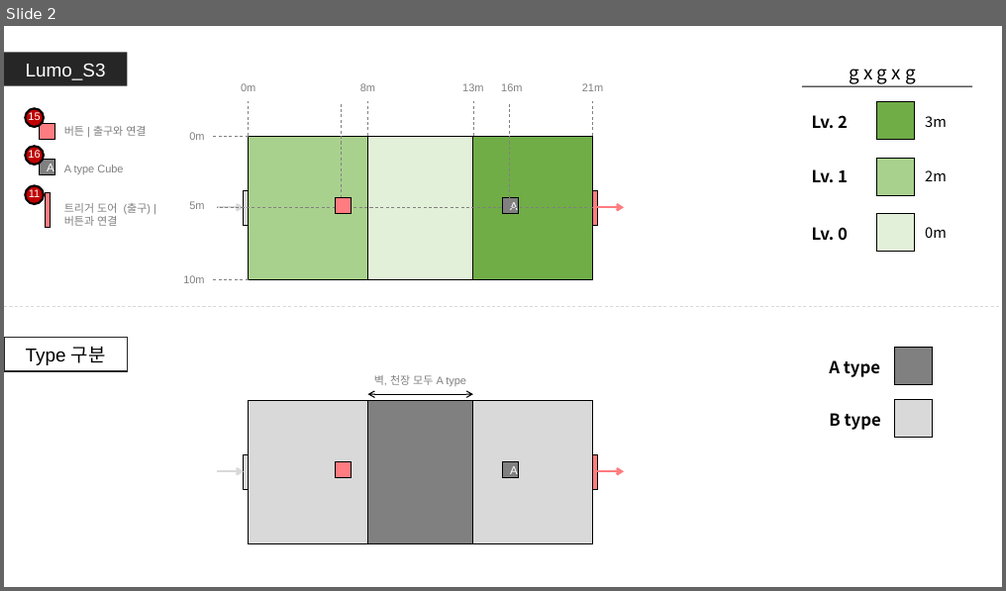
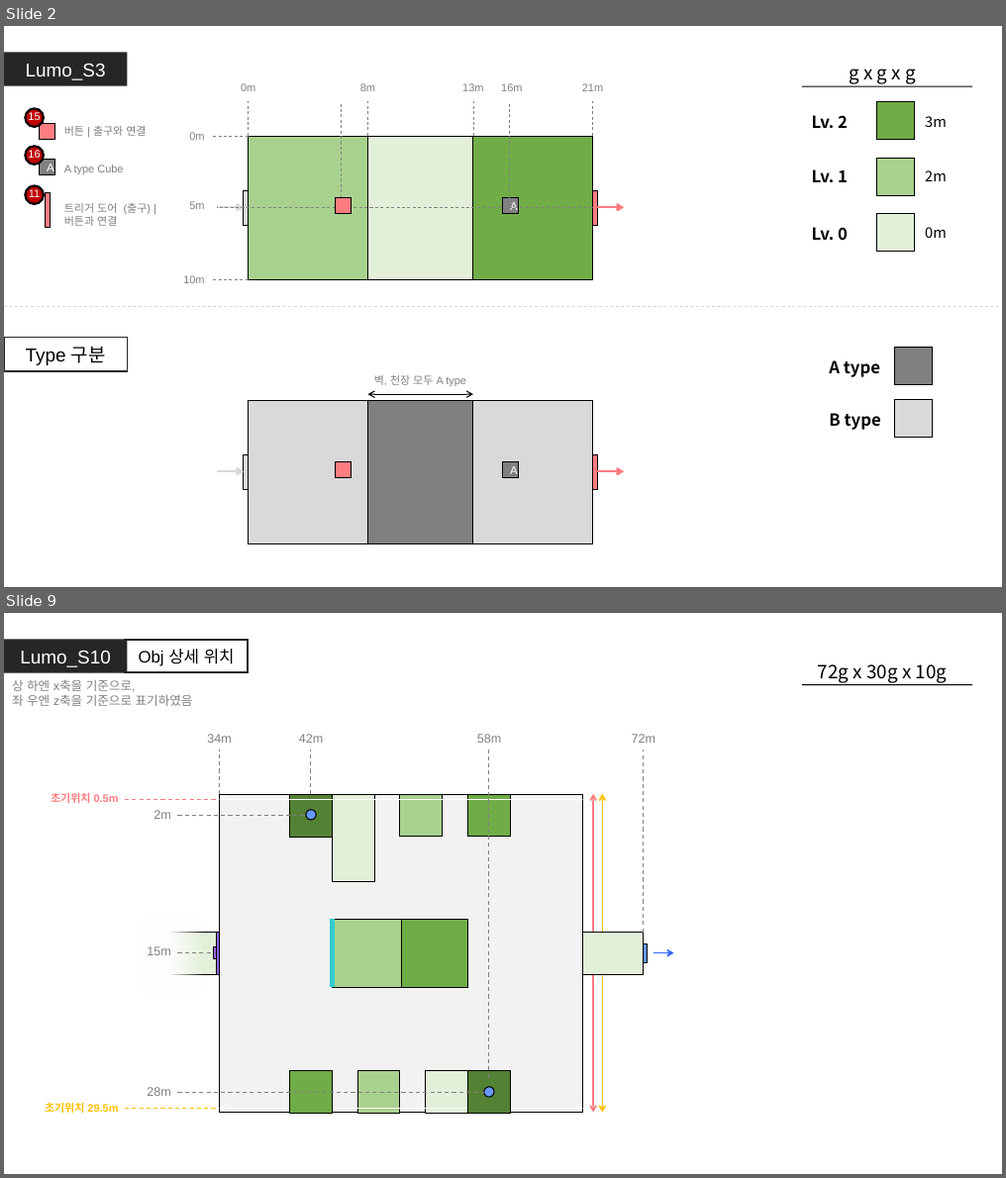
Before and after one commit to GGMGangsterHamster/GangsterHamster, a slide deck: Documents/Lumo_Stage.pptx. Shown one above the other, each under a label of ours: slide 2 before the commit, slides 2 and 9 after it; the slides between them are not shown. The pictures are 1006x591 and 1006x1178 pixels, drawn with LibreOffice and Linux fonts; fonts in the diff are those of the drawing. Boxes give left, top, right and bottom in pixels: in the first picture for what was removed or moved away, otherwise in the second. Text is boxed around its words. In the diff, an @@ line names an element or a change of style, - is before the commit and + after.

Commit message:
Lumo_S10 작성 완료

```diff
--- a/Documents/Lumo_Stage.pptx
+++ b/Documents/Lumo_Stage.pptx
@@ slide 9 added at (x1=4, y1=613, x2=1002, y2=1174), background #FFFFFF @@
@@ rectangle added at (x1=4, y1=639, x2=127, y2=673), fill #262626, 18 pt, text #FFFFFF @@
+Lumo_S10
@@ rectangle added at (x1=125, y1=640, x2=248, y2=672), outline #262626 1.5 pt, 16 pt, text #000000 @@
+Obj 상세 위치
@@ text added at (x1=818, y1=664, x2=947, y2=683), 18 pt, text #000000 @@
+72g x 30g x 10g
@@ text added at (x1=12, y1=680, x2=193, y2=706), 12 pt, text #808080 @@
+상 하엔 x축을 기준으로,
+좌 우엔 z축을 기준으로 표기하였음
@@ line added from (802, 685) to (973, 685), #000000 1 pt @@
@@ text added at (x1=207, y1=734, x2=231, y2=743), 12 pt, text #808080 @@
+34m
@@ line added from (219, 795) to (219, 750), #808080 1 pt dashed @@
@@ text added at (x1=299, y1=734, x2=323, y2=743), 12 pt, text #808080 @@
+42m
@@ line added from (311, 795) to (311, 750), #808080 1 pt dashed @@
@@ text added at (x1=477, y1=734, x2=501, y2=743), 12 pt, text #808080 @@
+58m
@@ line added from (489, 1078) to (489, 750), #808080 1 pt dashed @@
@@ text added at (x1=632, y1=734, x2=655, y2=743), 12 pt, text #808080 @@
+72m
@@ line added from (644, 933) to (644, 750), #808080 1 pt dashed @@
@@ text added at (x1=51, y1=793, x2=119, y2=803), 10.5 pt, text #FF7C80, bold @@
+초기위치 0.5m
@@ line added from (125, 799) to (216, 799), #FF7C80 1 pt dashed @@
@@ text added at (x1=153, y1=810, x2=170, y2=819), 12 pt, text #808080 @@
+2m
@@ line added from (177, 816) to (305, 816), #808080 1 pt dashed @@
@@ group added at (x1=141, y1=794, x2=674, y2=1113): 17 rectangles, 4 double arrows, 2 ellipses, 1 arrow, 1 line @@
@@ text added at (x1=147, y1=947, x2=170, y2=956), 12 pt, text #808080 @@
+15m
@@ line added from (177, 954) to (216, 954), #808080 1 pt dashed @@
@@ text added at (x1=147, y1=1087, x2=170, y2=1096), 12 pt, text #808080 @@
+28m
@@ text added at (x1=45, y1=1102, x2=118, y2=1113), 10.5 pt, text #FFC000, bold @@
+초기위치 29.5m
@@ line added from (125, 1109) to (216, 1109), #FFC000 1 pt dashed @@
@@ line added from (177, 1093) to (484, 1093), #808080 1 pt dashed @@
```
Also in this commit, not shown: 3 slides changed, 7 other slides added, 1 slide removed.
